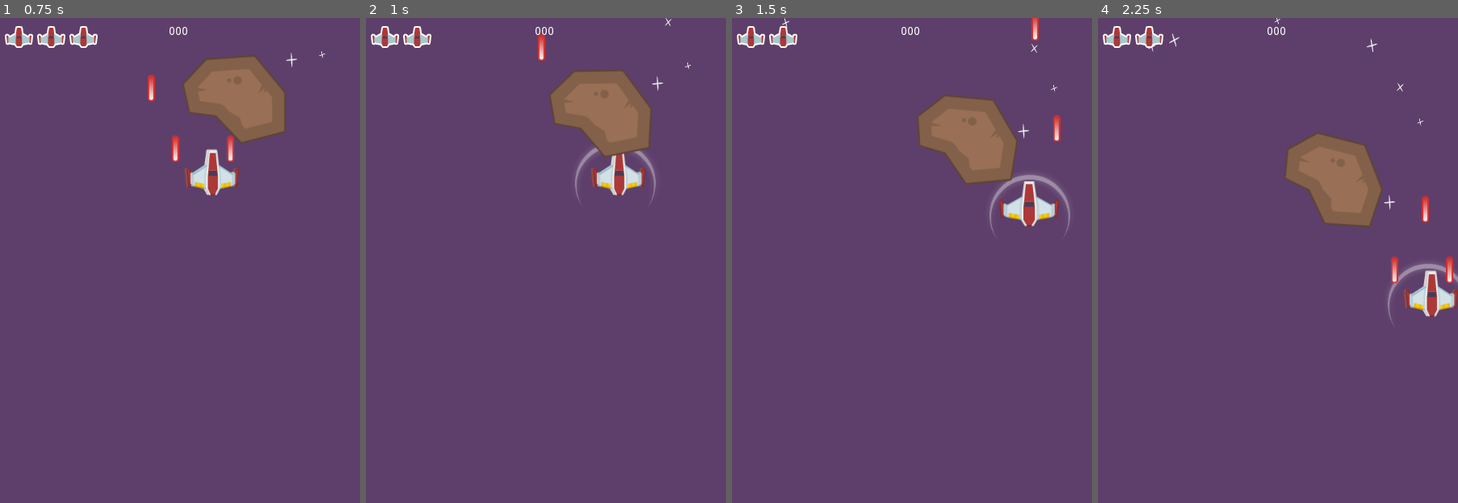
Above: before the commit, frames 1-4 (left to right).
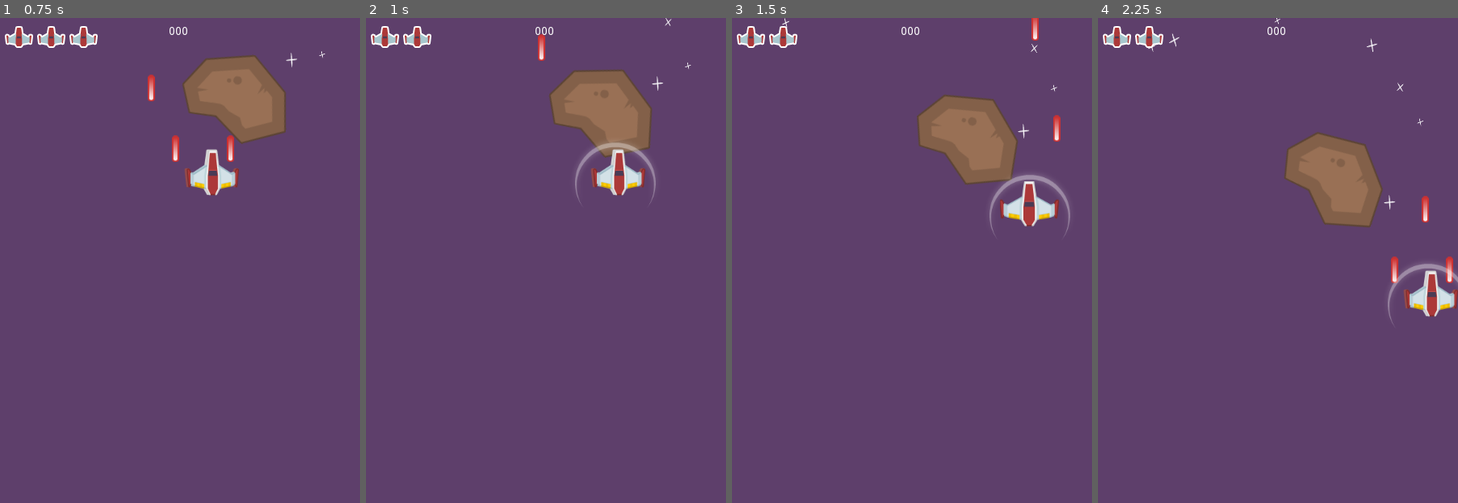
Above: after the commit, the same moments.

Repository: CodeNMore/Yet-Another-Space-Shooter
Game: Godot game, scene res://MainScenes/Gameplay.tscn
Two runs of this game, one before a commit and one after it. Both use one fixed random seed, a clock stepped at 60 frames per second and the inputs below.
Inputs:
- Up to frame 1 (0.75 s): hold D (move_right) from 0.53 s (still down); hold Space (shoot) from 0.53 s (still down)
- Up to frame 2 (1 s): keep holding D (move_right); keep holding Space (shoot)
- Up to frame 3 (1.5 s): release D (move_right) at 1.28 s; release Space (shoot) at 1.28 s; hold S (move_down) from 1.28 s (still down); tap Space (shoot) at 1.35 s
- Up to frame 4 (2.25 s): release S (move_down) at 2.03 s; hold D (move_right) from 2.03 s (still down); hold Space (shoot) from 2.03 s (still down)

Frame 1 is identical in both runs. In frame 2, 0.2% of the frame differs, in the area x 49-77%, y 3-29%; in frame 3, less than 0.1%; in frame 4, less than 0.1%.

Commit message:
Episode 19

Diff:
--- a/MainScenes/Gameplay.tscn
+++ b/MainScenes/Gameplay.tscn
@@ -10,6 +10,7 @@
 
 [node name="Background" type="Sprite" parent="."]
 scale = Vector2( 3.07652, 4.05815 )
+z_index = -100
 texture = ExtResource( 2 )
 centered = false
 
@@ -30,7 +31,9 @@
 scale_amount = 0.1
 scale_amount_random = 0.15
 
-[node name="HUD" parent="." instance=ExtResource( 5 )]
+[node name="CanvasLayer" type="CanvasLayer" parent="."]
+
+[node name="HUD" parent="CanvasLayer" instance=ExtResource( 5 )]
 
 [node name="Player" parent="." instance=ExtResource( 1 )]
 position = Vector2( 222.918, 190.882 )
--- a/Meteor/MeteorEffect.tscn
+++ b/Meteor/MeteorEffect.tscn
@@ -13,7 +13,7 @@
 explosiveness = 1.0
 texture = ExtResource( 1 )
 emission_shape = 1
-emission_sphere_radius = 15.0
+emission_sphere_radius = 30.0
 spread = 180.0
 gravity = Vector2( 0, 0 )
 initial_velocity = 35.0
--- a/Player/Player.tscn
+++ b/Player/Player.tscn
@@ -41,6 +41,7 @@
 } ]
 
 [node name="Player" type="Area2D"]
+z_index = 100
 script = ExtResource( 2 )
 speed = 200.0
 fireDelay = 0.15
